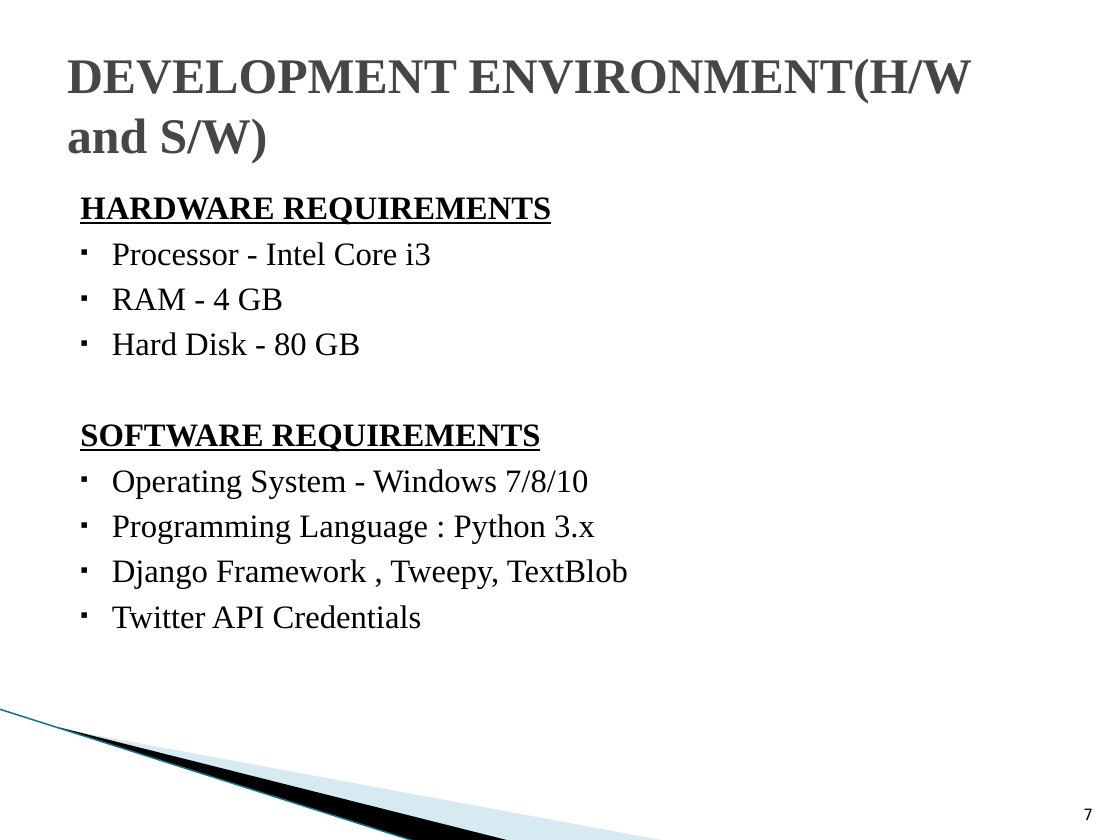
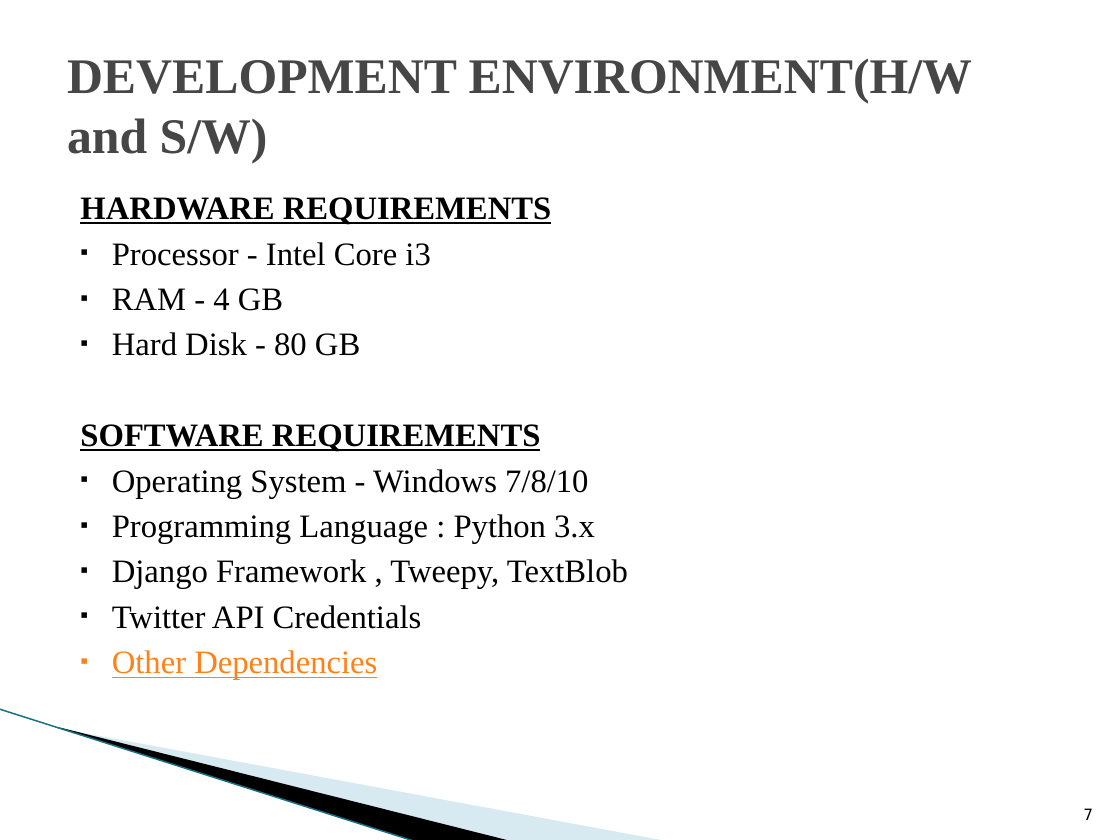
Before and after one commit to jjnanthakumar/D2-Twitter-Analysis-Project, a slide deck: slide 7 of Documents/D2_VIVA_FINAL_PPT.pptx. Drawn at 1120x840 pixels with LibreOffice and Linux fonts; fonts in the diff are those of the drawing; background and template pictures are left out. Boxes give left, top, right and bottom in pixels: in the first picture for what was removed or moved away, otherwise in the second. Text is boxed around its words. In the diff, an @@ line names an element or a change of style, - is before the commit and + after.

```diff
--- a/Documents/D2_VIVA_FINAL_PPT.pptx
+++ b/Documents/D2_VIVA_FINAL_PPT.pptx
@@ text at (112, 650, 377, 680): paragraph added @@
+▪ Other Dependencies
```
Also in this commit, not shown: 1 other slide changed, 3 other files.
